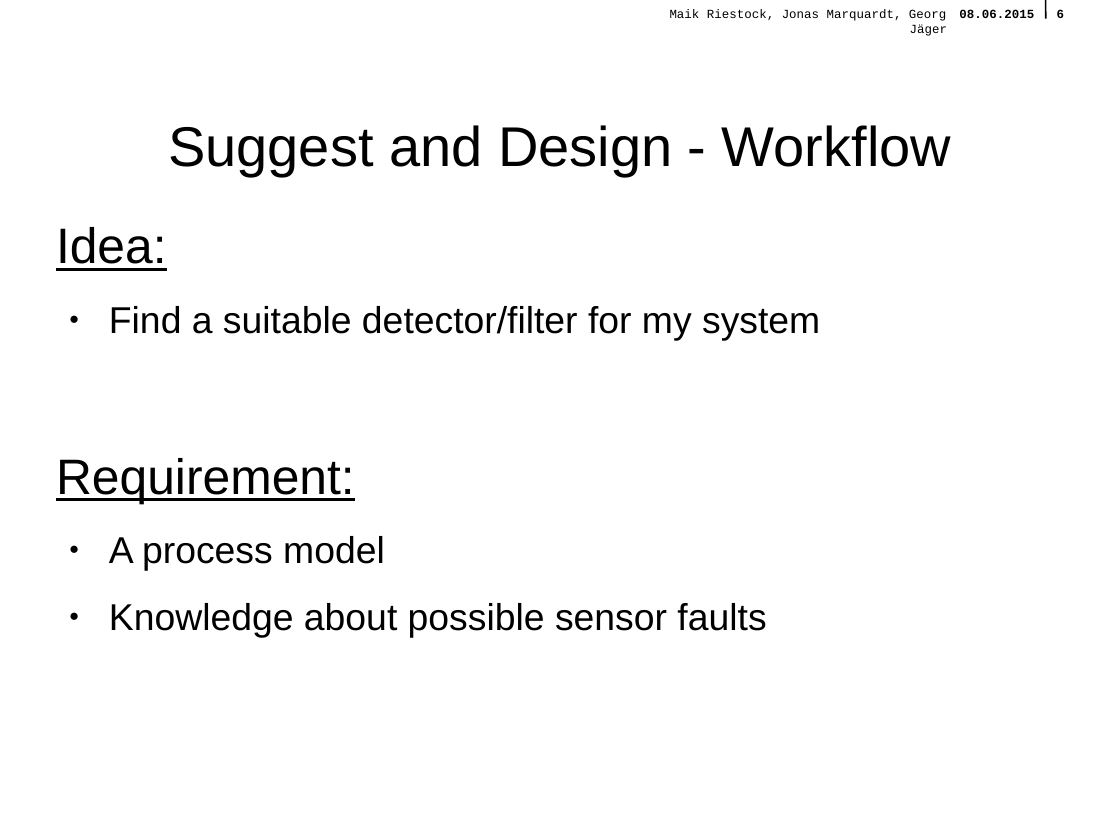
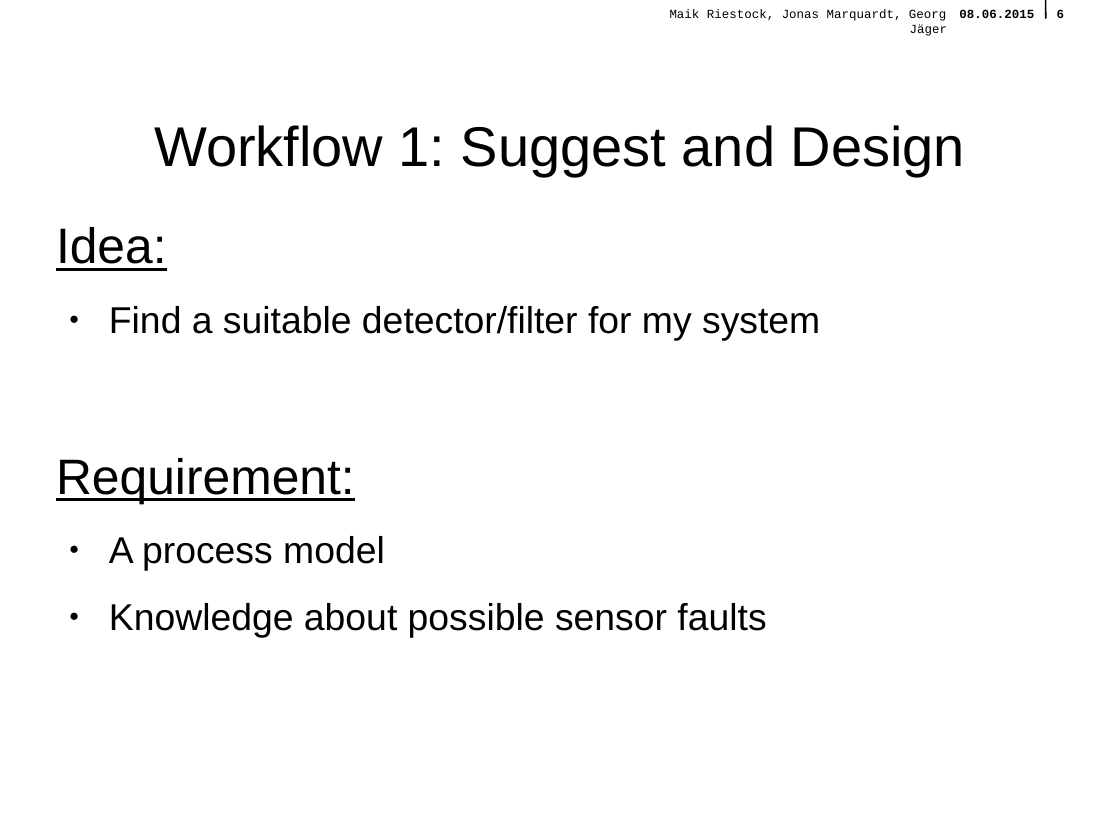
Before and after one commit to querquer/faultframework, a slide deck: slide 6 of Presentation/FinalePraesentationFramework.odp. Drawn at 1120x840 pixels with LibreOffice and Linux fonts; fonts in the diff are those of the drawing; background and template pictures are left out. Boxes give left, top, right and bottom in pixels: in the first picture for what was removed or moved away, otherwise in the second. Text is boxed around its words. In the diff, an @@ line names an element or a change of style, - is before the commit and + after.

```diff
--- a/Presentation/FinalePraesentationFramework.odp
+++ b/Presentation/FinalePraesentationFramework.odp
@@ title at (x1=154, y1=125, x2=965, y2=176): text changed @@
-Suggest and Design - Workflow
+Workflow 1: Suggest and Design
```
Also in this commit, not shown: 11 other slides changed.
